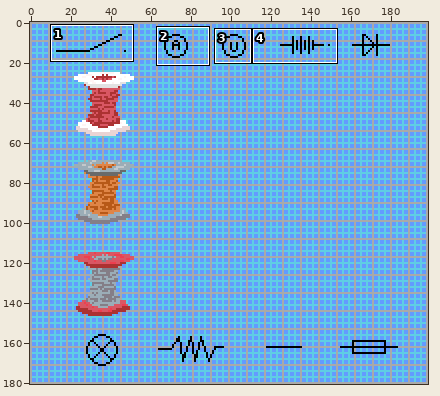
Pixel-art file, stored at electricoon/Graphics/wire_tutorials.aseprite. The first picture is a wide view before the edit; the outline marks the close-up.
Close-up. Before the edit:
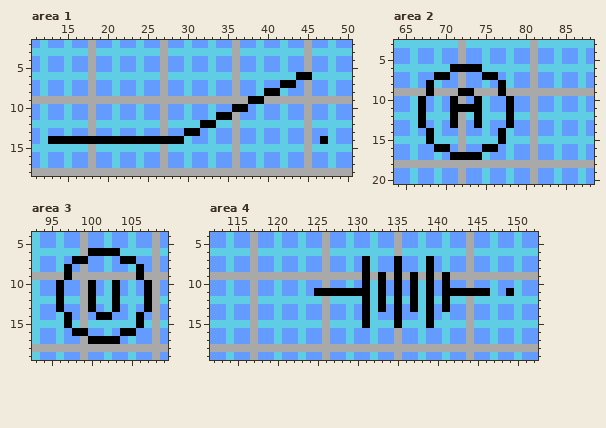
199x181 pixels, 1 frame. Shown: area 1: x 11..50, y 2..18; area 2: x 64..88, y 3..20; area 3: x 93..109, y 4..19; area 4: x 112..152, y 4..19.
The same view after the edit:
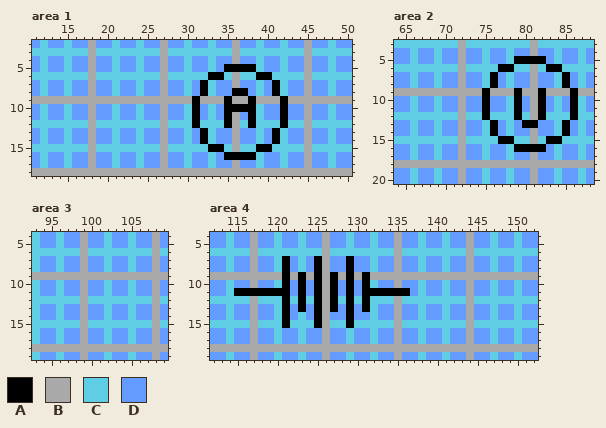
Palette (. is transparent): A #000000  B #a9a9a9  C #5fcde4  D #639bff
What changed:
Changed rows in their new state; - is an unchanged pixel.
Area 1, layer "Layer 2":
first column x 13:
 5 ----------------------AAAA---------
 6 --------------------AA----AA---CB--
 7 -------------------A--------ACD----
 8 -------------------A---AA--D-------
 9 ------------------A---A---B--A-----
10 ------------------A---A--A---A-----
11 ------------------A--D---A---A-----
12 ------------------ACC-A--A---A-----
13 -----------------CDA--------A------
14 DDCDDBDDCDDCDDBDD--A--------A-----D
15 --------------------AA----AA-------
16 ----------------------AAAA---------
Area 2, layer "Layer 2":
first column x 67:
 5 ------------AAAA----
 6 ----CBCC--AA----AA--
 7 --CD----C---------A-
 8 -D-------AD-------A-
 9 -B---BB-A-B-A--A---A
10 D---D--DA--CA--A---A
11 D---DBDDA--CA--A---A
12 C---C--CA--CA--A---A
13 D---D--D-A-C-AA---A-
14 -D-------AD-------A-
15 -C---------A----AA--
16 --CD----CD--AAAA----
17 ----DBDD------------
Area 3, layer "Layer 2":
first column x 96:
 6 ----CCCC----
 7 --DB----DC--
 8 -D--------D-
 9 -B--------B-
10 C---D--D---D
11 C---D--D---D
12 C---C--C---C
13 C---D--D---D
14 -D---DC---D-
15 -C--------C-
16 --DB----DC--
17 ----DDCD----
Area 4, layer "Layer 2":
first column x 115:
 7 ------A---A---A-D---B---D----------
 8 ------A---A---A-D---B---D----------
 9 ------A-A-A-A-A---B-B-B-B-B--------
10 ------A-A-A-A-A---D-B-D-D-C--------
11 AAAAAAA-A--B-D-D-A-A-AD-D-CDDBDD--D
12 ------A-A-A-A-A---C-B-C-C-C--------
13 ------A-A-A-A-A---D-B-D-D-C--------
14 ------A---A---A-D---B---D----------
15 ------A---A---A-C---B---C----------
Boxes around the changes in both close-ups, in picture pixels (x1, y1, x2, y2):
changed: (48, 64, 312, 160)
changed: (320, 136, 328, 144)
changed: (418, 56, 578, 160)
changed: (56, 248, 152, 344)
changed: (234, 256, 514, 328)
